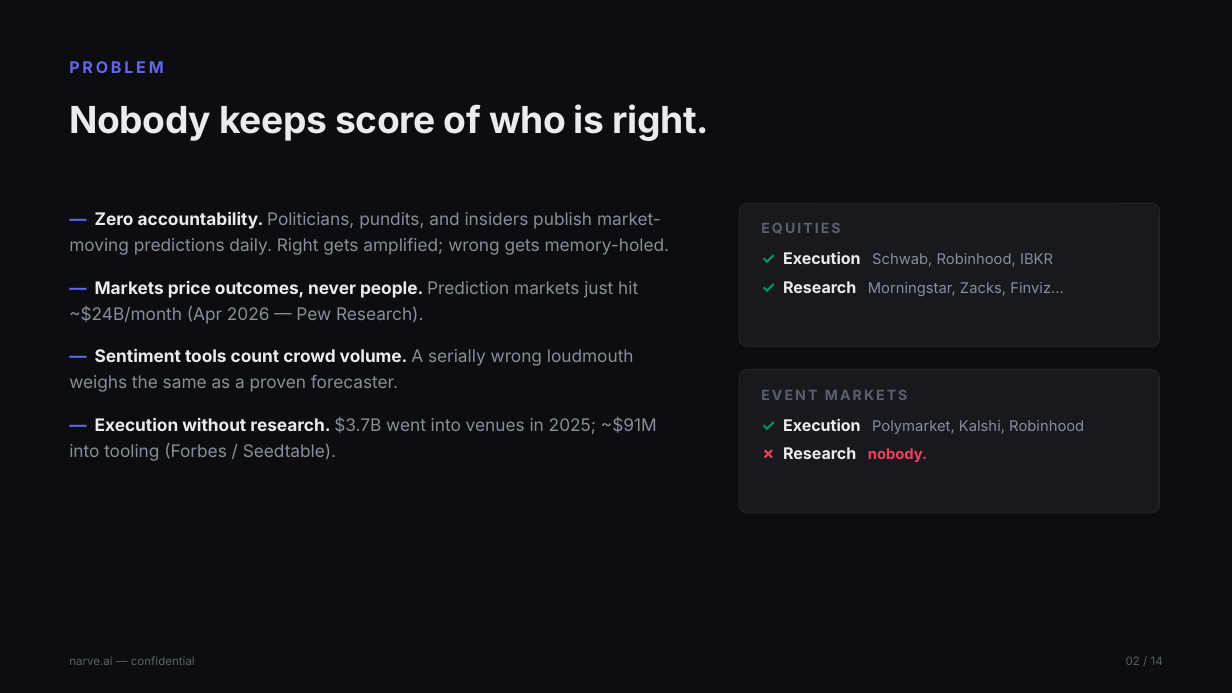
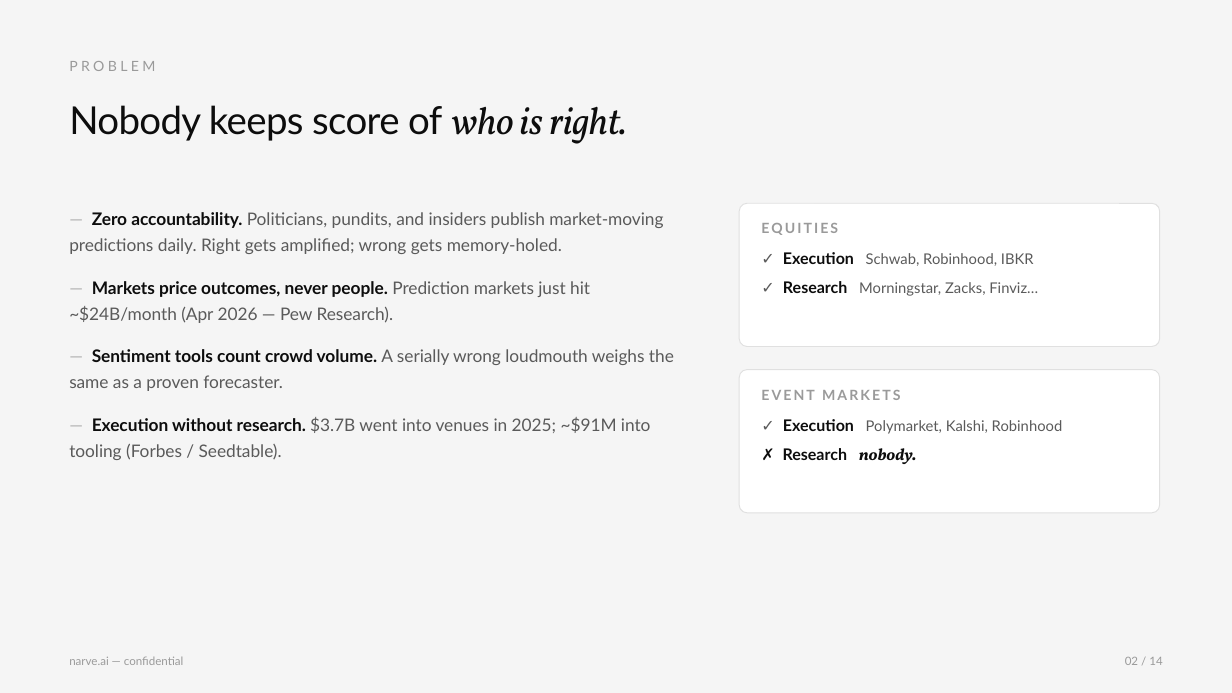
Before and after one commit to Jhabbig/Habbig, a slide deck: slide 2 of pitch-deck/narve-pitch-deck.pptx. Drawn at 1232x693 pixels with LibreOffice and Linux fonts; fonts in the diff are those of the drawing. Boxes give left, top, right and bottom in pixels: in the first picture for what was removed or moved away, otherwise in the second. Text is boxed around its words. In the diff, an @@ line names an element or a change of style, - is before the commit and + after.

```diff
--- a/pitch-deck/narve-pitch-deck.pptx
+++ b/pitch-deck/narve-pitch-deck.pptx
@@ rectangle at <box>0,0,1232,693</box>: fill #0C0D10 to #F5F5F5 @@
@@ text "PROBLEM" at <box>69,61,155,71</box>: size 12.5 to 11 pt, font Inter to Lato, text colour #6366F1 to #9A9A9A, letter spacing 2.2 to 2.6 pt, bold off @@
@@ text "Nobody keeps score of who ..." at <box>69,105,627,144</box>: size 29 to 30 pt, text colour #EBEBEF to #0D0D0D, bold off; font Inter to Lato, letter spacing -0.3 to -0.5 pt in "Nobody keeps score of"; font Inter to Vollkorn, italic on in "who is right." @@
@@ text "— Zero accountability. Politicians, pundits, ..." at <box>69,212,674,460</box>: font Inter to Lato; text colour #6366F1 to #B0B0B0, bold off in "—", "—", "—", "—"; text colour #EBEBEF to #0D0D0D in "Zero accountability.", "Markets price outcomes, never people.", "Sentiment tools count crowd volume.", "Execution without research."; text colour #8B8D98 to #5A5A5A in "Politicians, pundits, and insiders publish market-moving pre ...", "Prediction markets just hit ~$24B/month (Apr 2026 ...", "A serially wrong loudmouth weighs the same ...", "$3.7B went into venues in 2025; ~$91M ..." @@
@@ rounded rectangle at <box>739,203,1160,347</box>: fill #18191E to #FFFFFF; outline #24252C 0.75 pt to #E0E0E0 0.75 pt @@
@@ text "EQUITIES" at <box>761,223,1038,296</box>: font Inter to Lato; text colour #5C5E6A to #9A9A9A in "EQUITIES"; text colour #059669 to #5A5A5A, bold off in "✓", "✓"; text colour #EBEBEF to #0D0D0D in "Execution", "Research"; text colour #8B8D98 to #5A5A5A in "Schwab, Robinhood, IBKR", "Morningstar, Zacks, Finviz…" @@
@@ rounded rectangle at <box>739,370,1160,513</box>: fill #18191E to #FFFFFF; outline #24252C 0.75 pt to #E0E0E0 0.75 pt @@
@@ text "EVENT MARKETS" at <box>761,390,1063,464</box>: font Inter to Lato in "EVENT MARKETS", "✓ Execution Polymarket, Kalshi, Robinhood", "✗ Research"; text colour #5C5E6A to #9A9A9A in "EVENT MARKETS"; text colour #059669 to #5A5A5A, bold off in "✓"; text colour #EBEBEF to #0D0D0D in "Execution", "Research"; text colour #8B8D98 to #5A5A5A in "Polymarket, Kalshi, Robinhood"; size 11.5 to 13 pt, font Inter to Vollkorn, italic on in "nobody."; text colour #F43F5E to #0D0D0D in "✗ nobody." @@
@@ text "narve.ai — confidential" at <box>69,656,183,665</box>: font Inter to Lato, text colour #5C5E6A to #9A9A9A @@
@@ text "02 / 14" at <box>1125,657,1162,665</box>: font Inter to Lato, text colour #5C5E6A to #9A9A9A @@
```
Also in this commit, not shown: 13 other slides changed, 1 other file.
